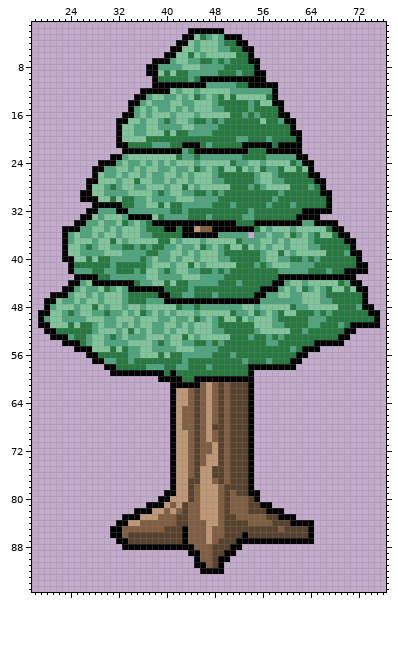
Edited in one commit: sprite sheet (Assets/Sprites/Scenery/GT17_tree.png). This is how it looked before the edit.
The file is 96x96 pixels. Colours within 5 levels of each other are drawn and written as one. Shown: x 18..76, y 1..95. The old version is drawn lined up with the new one.
And afterwards:
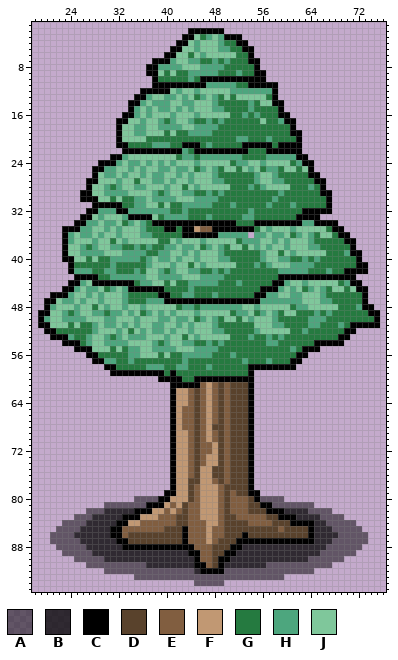
Palette (. is transparent): A #00000080  B #000000c0  C #000000  D #59422c  E #815e40  F #c19873  G #257a40  H #4da67e  J #7fc79b
Difference:
whole drawing moved by +0,-3 (the old picture is shown already moved)
@@ x 18..76 @@
 79 ......................CCFFDEFFFEDEDDCC.....................
-80 .....................CCFFFDEFFFEDEEEDC.....................
-81 ...................CCCFEFDEEFFFEDEEEDDCC...................
-82 .................CCCFFEFEDEEFFFEDEEEDDDCCC.................
-83 ...............CCCFFFEEEDDEEFFFEDDEEEEEDDCCC...............
-84 ..............CCFFEEEEEEDDEEEFFEDDDDEEEEDDDCCCC............
-85 .............CCEEEEEEEDDDCEEEFEEDDDDDDDDDEDDDDC............
-86 .............CCEDDDDDDDDDCEEEFEEDDDCDDDDDDDDDDC............
-87 ..............CCDDDDDDDDDCEEEFEDDDCCCCCCCCCCCCC............
-88 ...............CCCCCCCCCCCCEEEDDDCC........................
-89 ..........................CCEEDDCC.........................
-90 ...........................CEEDCC..........................
-91 ...........................CCEDC...........................
-92 ............................CCCC...........................
-93 ...........................................................
-94 ...........................................................
+80 .................AAAACCFFFDEFFFEDEEEDCAAAA.................
+81 ............AAAAAAACCCFEFDEEFFFEDEEEDDCCAAAAAAA............
+82 .........AAABBBBBCCCFFEFEDEEFFFEDEEEDDDCCCBBBBAAAA.........
+83 .......AAABBBBBCCCFFFEEEDDEEFFFEDDEEEEEDDCCCBBBBAAAA.......
+84 .....AAAABBBBBCCFFEEEEEEDDEEEFFEDDDDEEEEDDDCCCCBBAAAAA.....
+85 ....AAAABBBBBCCEEEEEEEDDDCEEEFEEDDDDDDDDDEDDDDCBBBAAAAA....
+86 ...AAAABBBBBBCCEDDDDDDDDDCEEEFEEDDDCDDDDDDDDDDCBBBBAAAAA...
+87 ...AAAAABBBBBBCCDDDDDDDDDCEEEFEDDDCCCCCCCCCCCCCBBBAAAAAA...
+88 ....AAAAABBBBBBCCCCCCCCCCCCEEEDDDCCBBBBBBBBBBBBBBAAAAAA....
+89 .....AAAAABBBBBBBBBBBBBBBBCCEEDDCCBBBBBBBBBBBBBBAAAAAA.....
+90 .......AAAAABBBBBBBBBBBBBBBCEEDCCBBBBBBBBBBBBBAAAAAA.......
+91 .........AAAAAAAAAABBBBBBBBCCEDCBBBBBBBAAAAAAAAAAA.........
+92 ............AAAAAAAAAAAAAAABCCCCAAAAAAAAAAAAAAA............
+93 .................AAAAAAAAAAAAAAAAAAAAAAAAA.................
+94 ...........................AAAAA...........................
 95 ...........................................................
